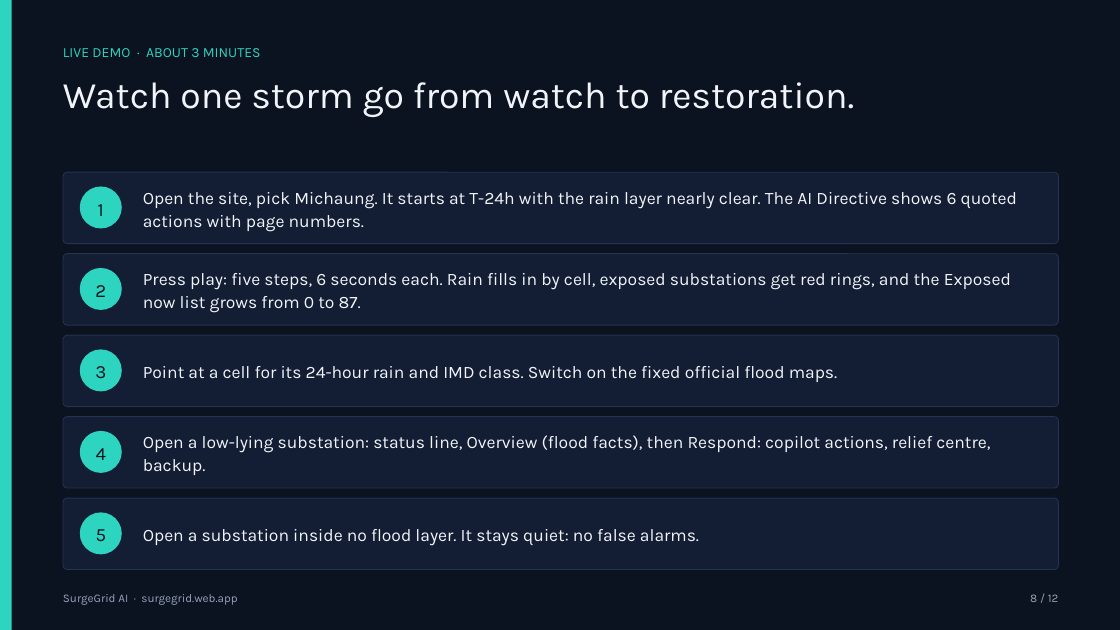
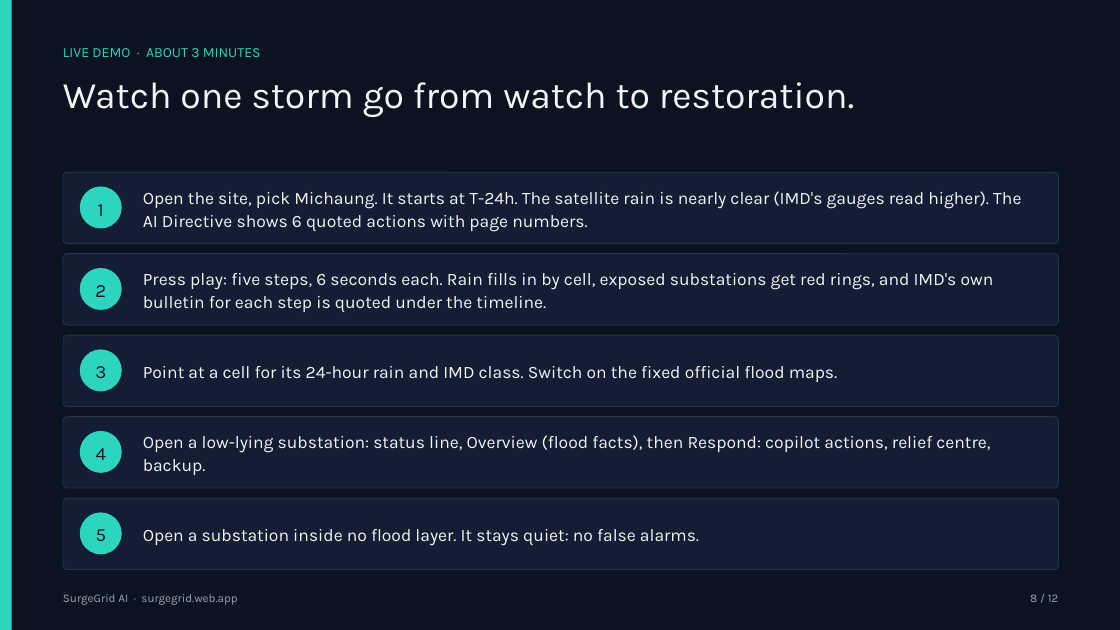
Before and after one commit to rsiva2294/surgegrid-ai, a slide deck: slide 8 of docs/SurgeGrid_AI_Deck.pptx. Drawn at 1120x630 pixels with LibreOffice and Linux fonts; fonts in the diff are those of the drawing. Boxes give left, top, right and bottom in pixels: in the first picture for what was removed or moved away, otherwise in the second. Text is boxed around its words. In the diff, an @@ line names an element or a change of style, - is before the commit and + after.

```diff
--- a/docs/SurgeGrid_AI_Deck.pptx
+++ b/docs/SurgeGrid_AI_Deck.pptx
@@ text at box(143, 191, 1021, 232): text changed @@
-Open the site, pick Michaung. It starts at T-24h with the rain layer nearly clear. The AI Directive shows 6 quoted actions with page numbers.
+Open the site, pick Michaung. It starts at T-24h. The satellite rain is nearly clear (IMD's gauges read higher). The AI Directive shows 6 quoted actions with page numbers.
@@ text at box(143, 273, 994, 312): text changed @@
-Press play: five steps, 6 seconds each. Rain fills in by cell, exposed substations get red rings, and the Exposed now list grows from 0 to 87.
+Press play: five steps, 6 seconds each. Rain fills in by cell, exposed substations get red rings, and IMD's own bulletin for each step is quoted under the timeline.
```
Also in this commit, not shown: 1 other slide changed, 5 other files.
